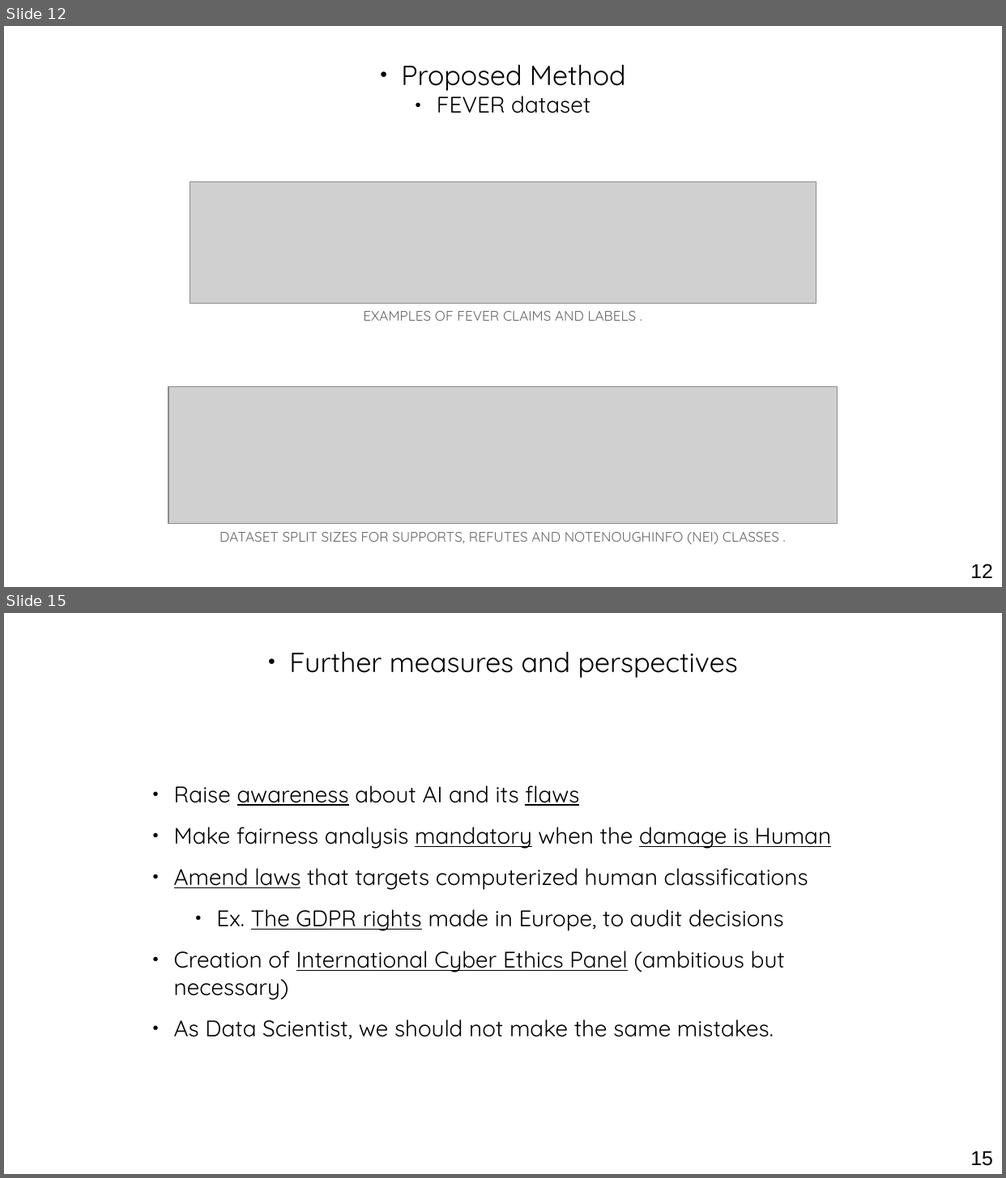
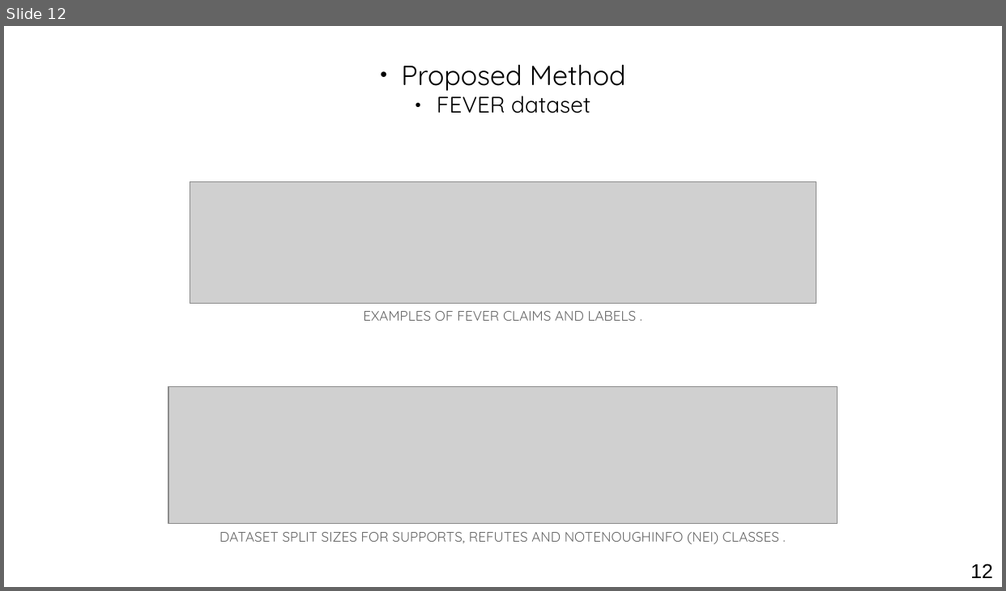
Before and after one commit to othmanelhoufi/LM-for-FactChecking, a slide deck: presentation/NLP_fact_checking.odp. Shown one above the other, each under a label of ours: slides 12 and 15 before the commit, slide 12 after it; the slides between them are not shown. The pictures are 1006x1178 and 1006x591 pixels, drawn with LibreOffice and Linux fonts; fonts in the diff are those of the drawing; grey boxes stand for pictures. Boxes give left, top, right and bottom in pixels: in the first picture for what was removed or moved away, otherwise in the second. Text is boxed around its words. In the diff, an @@ line names an element or a change of style, - is before the commit and + after.

```diff
--- a/presentation/NLP_fact_checking.odp
+++ b/presentation/NLP_fact_checking.odp
@@ slide 15 removed at [4, 613, 1002, 1174], background #FFFFFF @@
@@ text removed at [289, 651, 738, 678] @@
-● Further measures and perspectives
@@ text removed at [174, 786, 831, 1040] @@
-● Raise awareness about AI and its flaws
-● Make fairness analysis mandatory when the damage is Human
-● Amend laws that targets computerized human classifications
-    ● Ex. The GDPR rights made in Europe, to audit decisions
-● Creation of International Cyber Ethics Panel (ambitious but necessary)
-● As Data Scientist, we should not make the same mistakes.
@@ page number removed at [970, 1152, 993, 1166] @@
-15
```
Also in this commit, not shown: 3 slides changed, 6 slides added, 1 other slide removed, 22 other files.
